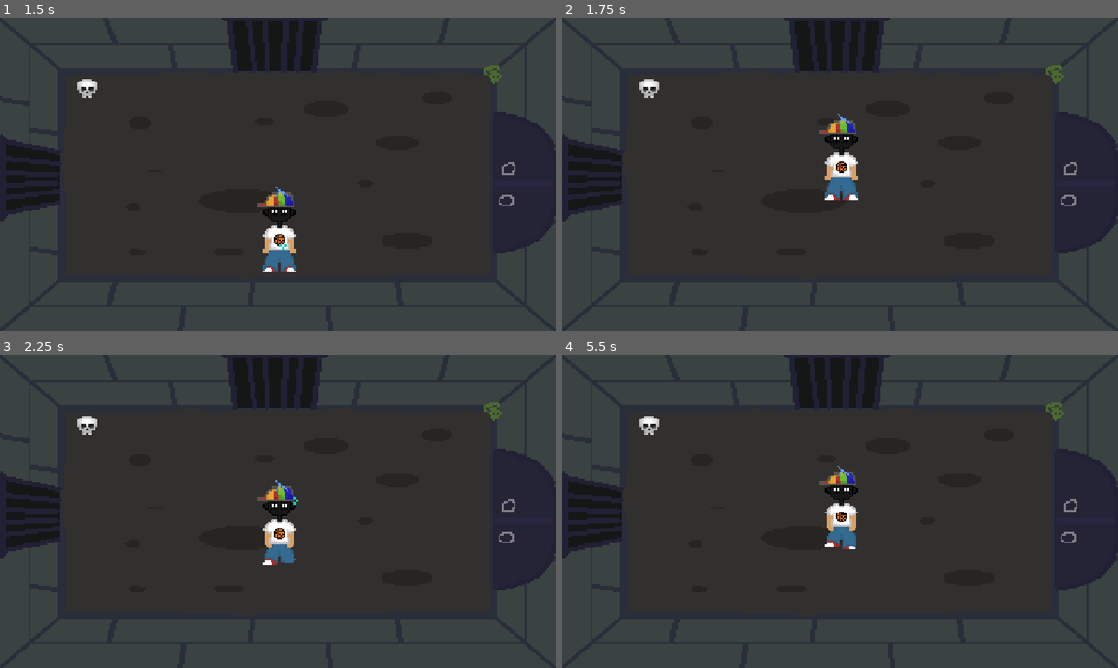
Above: before the commit, frames 1-4 (two rows, left to right).
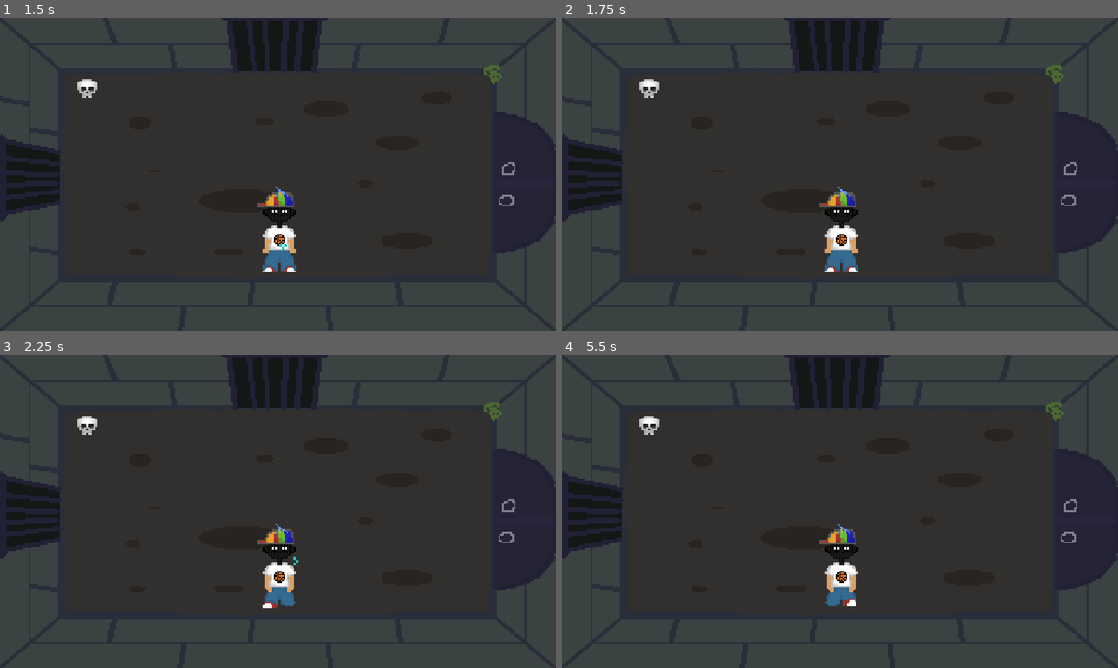
Above: after the commit, the same moments.

Repository: Skeleblob/BraveMathie
Game: Godot game, scene res://SpriteSheets/game/main.tscn
Two runs of this game, one before a commit and one after it. Both use one fixed random seed, a clock stepped at 60 frames per second and the inputs below.
Inputs:
- Up to frame 1 (1.5 s): tap Enter at 0.5 s; hold Right (shoot_right) 0.53-1.28 s; hold S (walk_front) 0.53-1.28 s; hold Down (shoot_down) from 1.28 s (still down); tap S (walk_front) at 1.35 s
- Up to frame 2 (1.75 s): keep holding Down (shoot_down)
- Up to frame 3 (2.25 s): tap Space at 2 s; release Down (shoot_down) at 2.03 s; hold Right (shoot_right) from 2.03 s (still down); hold S (walk_front) from 2.03 s (still down)
- Up to frame 4 (5.5 s): release Right (shoot_right) at 2.78 s; release S (walk_front) at 2.78 s; hold Up (shoot_up) 2.78-3.53 s; tap S (walk_front) at 2.85, 4.35 s; tap Enter at 3.5 s; hold S (walk_front) 3.53-4.28 s; hold Left (shoot_left) 3.53-5.03 s; tap Space at 5 s; hold Down (shoot_down) from 5.03 s (still down); hold S (walk_front) from 5.03 s (still down)

Frame 1 is identical in both runs. In frame 2, 2.4% of the frame differs, in the area x 46-54%, y 30-82%; in frame 3, 2.0%; in frame 4, 2.0%.
Error before the commit: Cannot call method 'create_timer' on a null value. (res://SpriteSheets/game/player.gd:37)

Commit message:
DAMAGE CALCUTA

Diff:
--- a/brave-mathie/Scripts/attacks/attack.gd
+++ b/brave-mathie/Scripts/attacks/attack.gd
@@ -2,8 +2,8 @@
 extends Area2D
 
 @export var speed: float = 600.0
-@export var hit_damage: float = 10.0
 var direction: Vector2 = Vector2.ZERO
+@export var graph: graph_canvas
 
 func _ready() -> void:
 	body_entered.connect(_on_body_entered)
@@ -14,6 +14,6 @@
 func _on_body_entered (body: Node2D) -> void:
 	if body.is_in_group("Player"):
 		return
-	if body.has_method("take_damage"):
-		body.take_damage(hit_damage)
+	elif body.has_method("take_damage"):
+		body.take_damage(GameData.calculateDamage())
 	queue_free()
--- /dev/null
+++ b/brave-mathie/SpriteSheets/game/GameData.gd
@@ -0,0 +1,15 @@
+extends Node
+
+var a: int = 1
+var b: int = 0
+var c: int = 0
+var functionType = ""
+
+func calculateDamage():
+	match functionType:
+		"ax+b":
+			return a * 5 + b
+		"ax^2+bx+c":
+			return a * pow(5,2) + b * 5 + c
+		_:
+			return 1
--- a/brave-mathie/SpriteSheets/game/graph_canvas.gd
+++ b/brave-mathie/SpriteSheets/game/graph_canvas.gd
@@ -1,4 +1,6 @@
+class_name graph_canvas
 extends Node2D
+
 var a: int = 1
 var b: int = 0
 var c: int = 0
@@ -15,10 +17,11 @@
 				var y = (a * x + b*50)
 				points.append(Vector2(x,-y))
 		"ax^2+bx+c":
-			for x in range(0,400,50):
+			for x in range(0,350,50):
 				var y = (a * pow(x,2) + (b*50) * x + c*50)
-				points.append(Vector2(x,-y/150))
+				points.append(Vector2(x,-y/50))
 	draw_polyline(points, Color.RED, 3.0)
+
 
 # Called every frame. 'delta' is the elapsed time since the previous frame.
 func _process(delta: float) -> void:
--- a/brave-mathie/SpriteSheets/game/hud.gd
+++ b/brave-mathie/SpriteSheets/game/hud.gd
@@ -7,24 +7,28 @@
 	$InventoryContainer/Graph/GraphCanvas.a = $InventoryContainer/ItemGridContainer/aValueOptionButton.text
 	$InventoryContainer/Graph/GraphCanvas.b = $InventoryContainer/ItemGridContainer/bValueOptionButton.text
 	$InventoryContainer/Graph/GraphCanvas.c = $InventoryContainer/ItemGridContainer/cValueOptionButton.text
-
+	GameData.functionType = str($InventoryContainer/ItemGridContainer/FunctionOptionButton.text)
+	GameData.a = $InventoryContainer/ItemGridContainer/aValueOptionButton.text
+	GameData.b = $InventoryContainer/ItemGridContainer/bValueOptionButton.text
+	GameData.c = $InventoryContainer/ItemGridContainer/cValueOptionButton.text
 
 # Called every frame. 'delta' is the elapsed time since the previous frame.
 func _process(delta: float) -> void:
 	if Input.is_action_just_pressed("open_inventory"):
 			$InventoryContainer.visible = not $InventoryContainer.visible
 
-
 func _on_function_option_button_item_selected(index: int) -> void:
 	$InventoryContainer/Graph/GraphCanvas.functionType = str($InventoryContainer/ItemGridContainer/FunctionOptionButton.text)
-
+	GameData.functionType = str($InventoryContainer/ItemGridContainer/FunctionOptionButton.text)
 
 func _on_a_value_option_button_item_selected(index: int) -> void:
 	$InventoryContainer/Graph/GraphCanvas.a = $InventoryContainer/ItemGridContainer/aValueOptionButton.text
-
+	GameData.a = $InventoryContainer/ItemGridContainer/aValueOptionButton.text
 
 func _on_b_value_option_button_item_selected(index: int) -> void:
 	$InventoryContainer/Graph/GraphCanvas.b = $InventoryContainer/ItemGridContainer/bValueOptionButton.text
+	GameData.b = $InventoryContainer/ItemGridContainer/bValueOptionButton.text
 
 func _on_c_value_option_button_item_selected(index: int) -> void:
 	$InventoryContainer/Graph/GraphCanvas.c = $InventoryContainer/ItemGridContainer/cValueOptionButton.text
+	GameData.c = $InventoryContainer/ItemGridContainer/cValueOptionButton.text
--- a/brave-mathie/SpriteSheets/game/hud.tscn
+++ b/brave-mathie/SpriteSheets/game/hud.tscn
@@ -10,6 +10,7 @@
 script = ExtResource("1_8y5c0")
 
 [node name="InventoryContainer" type="CenterContainer" parent="." unique_id=1173887699]
+clip_children = 2
 custom_minimum_size = Vector2(200, 150)
 anchors_preset = 8
 anchor_left = 0.5
--- a/brave-mathie/project.godot
+++ b/brave-mathie/project.godot
@@ -22,6 +22,7 @@
 InventoryManager="*uid://coe3lostcwype"
 AuthManager="*uid://bpsg0xaobhkv4"
 DatabaseManager="*uid://cu4hbw7vuvcpp"
+GameData="*uid://g64txsed35ud"
 
 [display]
 
Not shown, added: brave-mathie/SpriteSheets/game/GameData.gd.uid
